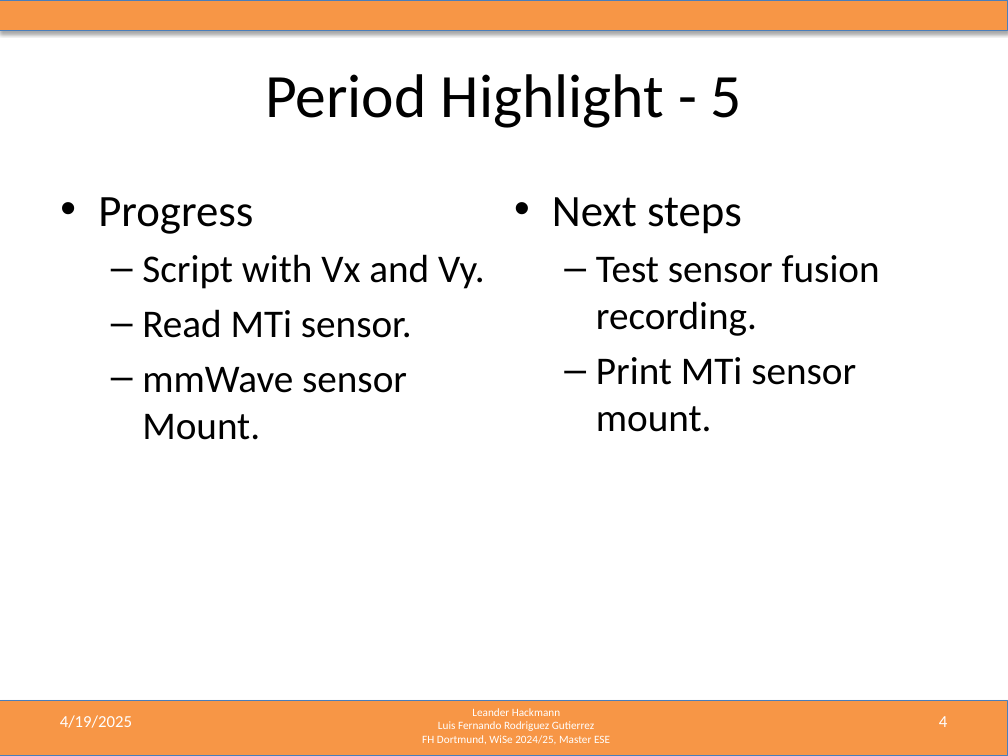
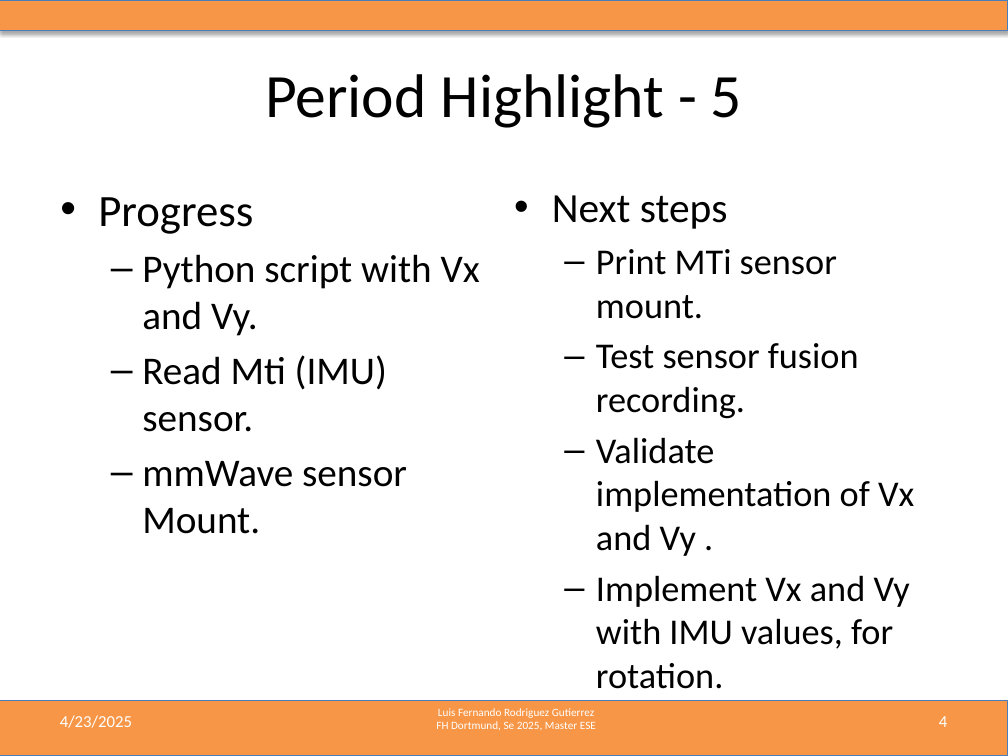
Before and after one commit to LF-RoGu/ResearchProject, a slide deck: slide 4 of 06_PresentationUpdates/mmWave_Radar_Presentation.pptx. Drawn at 1008x756 pixels with LibreOffice and Linux fonts; fonts in the diff are those of the drawing. Boxes give left, top, right and bottom in pixels: in the first picture for what was removed or moved away, otherwise in the second. Text is boxed around its words. In the diff, an @@ line names an element or a change of style, - is before the commit and + after.

```diff
--- a/06_PresentationUpdates/mmWave_Radar_Presentation.pptx
+++ b/06_PresentationUpdates/mmWave_Radar_Presentation.pptx
@@ text at <box>552,195,859,419</box>: size 32 to 29.6 pt in "Next steps"; size 28 to 25.9 pt in "Test sensor fusion recording." @@
@@ text at <box>142,254,480,432</box>: text changed @@
-  – Script with Vx and Vy.
-  – Read MTi sensor.
+  – Python script with Vx and Vy.
+  – Read Mti (IMU) sensor.
@@ text at <box>596,249,837,319</box>: paragraph added @@
+  – Print MTi sensor mount.
@@ text at <box>596,437,914,689</box>: text changed; size 28 to 25.9 pt @@
-  – Print MTi sensor mount.
+  – Validate implementation of Vx and Vy .
+  – Implement Vx and Vy with IMU values, for rotation.
@@ text at <box>60,715,132,728</box>: text changed @@
-4/19/2025
+4/23/2025
@@ text at <box>472,708,560,716</box>: paragraph removed @@
-Leander Hackmann
@@ text at <box>436,721,596,730</box>: text changed @@
-FH Dortmund, WiSe 2024/25, Master ESE
+FH Dortmund, Se 2025, Master ESE
```
Also in this commit, not shown: 7 other slides changed, 2 slides added, 2 other files.
